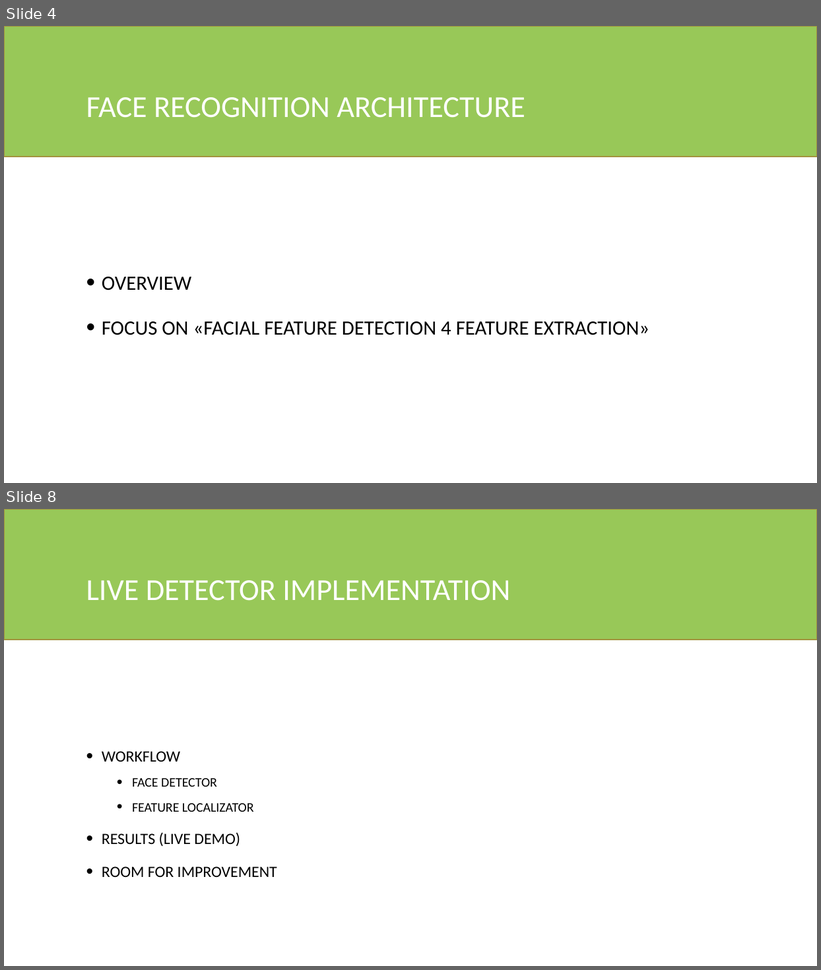
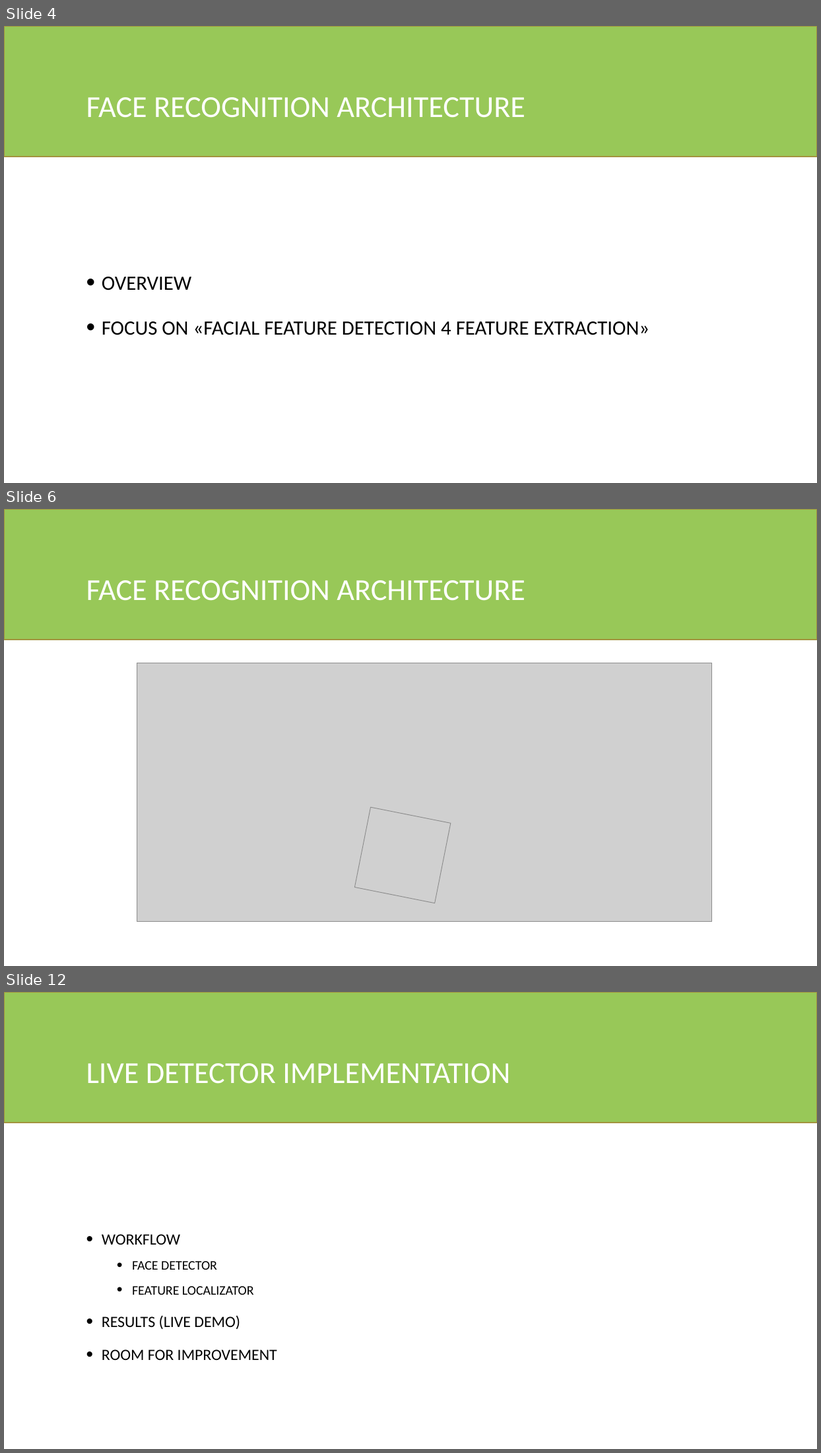
Before and after one commit to fedeloper/Biometrics2021, a slide deck: Facial Keypoints Detector.pptx. Shown one above the other, each under a label of ours: slides 4 and 8 before the commit, slides 4, 6 and 12 after it; the slides between them are not shown. The pictures are 821x970 and 821x1453 pixels, drawn with LibreOffice and Linux fonts; fonts in the diff are those of the drawing; grey boxes stand for pictures. Boxes give left, top, right and bottom in pixels: in the first picture for what was removed or moved away, otherwise in the second. Text is boxed around its words. In the diff, an @@ line names an element or a change of style, - is before the commit and + after.

```diff
--- a/Facial Keypoints Detector.pptx
+++ b/Facial Keypoints Detector.pptx
@@ slide 6 added at [4, 509, 817, 966], background #FFFFFF @@
@@ rectangle added at [4, 509, 817, 640], fill #98C858, outline #A3943F 1.25 pt @@
@@ title added at [86, 580, 525, 601], 36 pt, text #FFFFFF @@
+FACE RECOGNITION ARCHITECTURE
@@ picture added at [137, 663, 712, 922] @@
@@ picture added at [355, 807, 451, 904] @@
@@ what was slide 8 is now slide 12 @@
```
Also in this commit, not shown: 1 slide changed, 7 other slides added, 4 slides removed, 13 other files.
